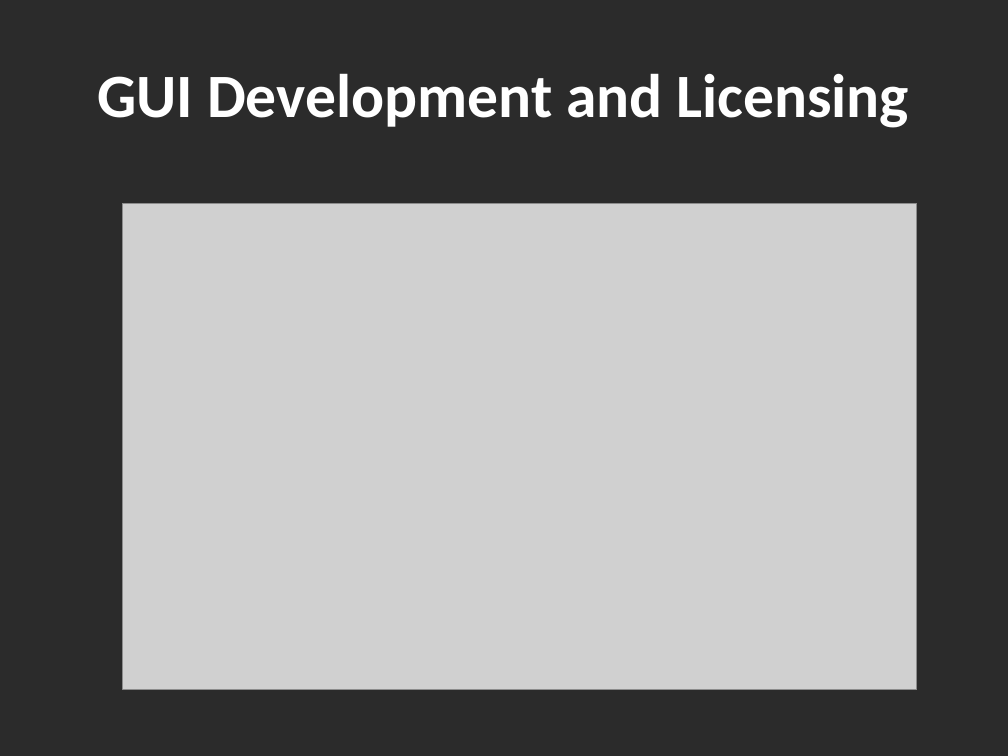
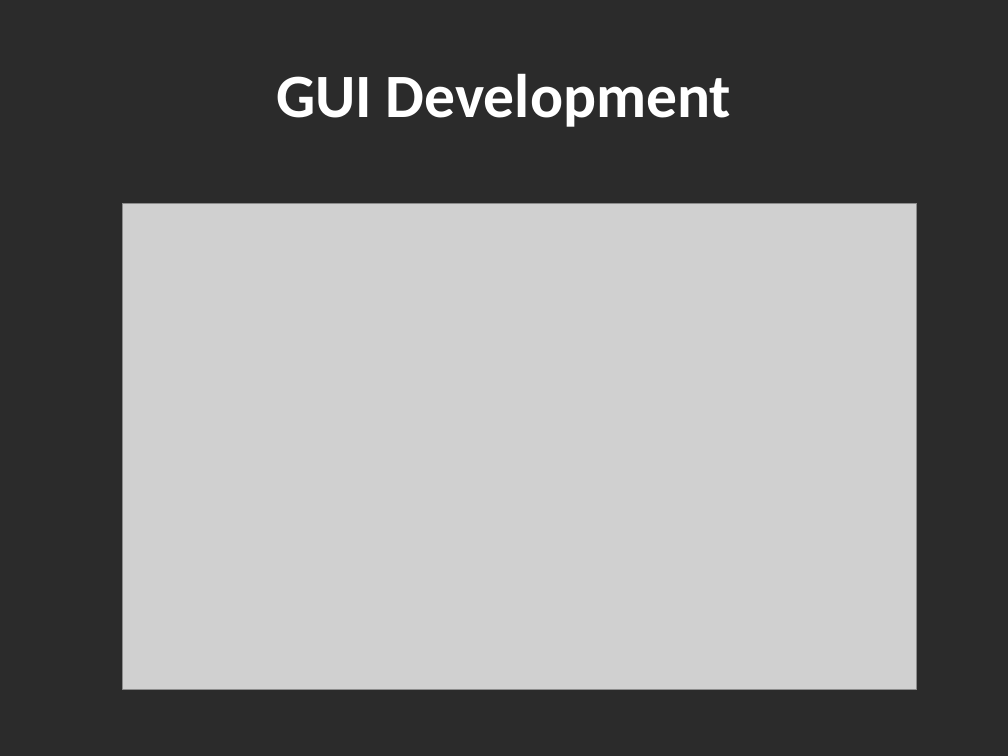
Before and after one commit to mosauter/Battleship, a slide deck: slide 16 of Presentation.pptx (slide 13 before the commit). Drawn at 1008x756 pixels with LibreOffice and Linux fonts; fonts in the diff are those of the drawing; grey boxes stand for pictures; background and template pictures are left out; a plain dark background stands for a picture behind light text. Boxes give left, top, right and bottom in pixels: in the first picture for what was removed or moved away, otherwise in the second. Text is boxed around its words. In the diff, an @@ line names an element or a change of style, - is before the commit and + after.

```diff
--- a/Presentation.pptx
+++ b/Presentation.pptx
@@ text at box(276, 73, 731, 127): text changed @@
-GUI Development and Licensing
+GUI Development
```
Also in this commit, not shown: 6 other slides changed, 8 slides added, 5 slides removed.
